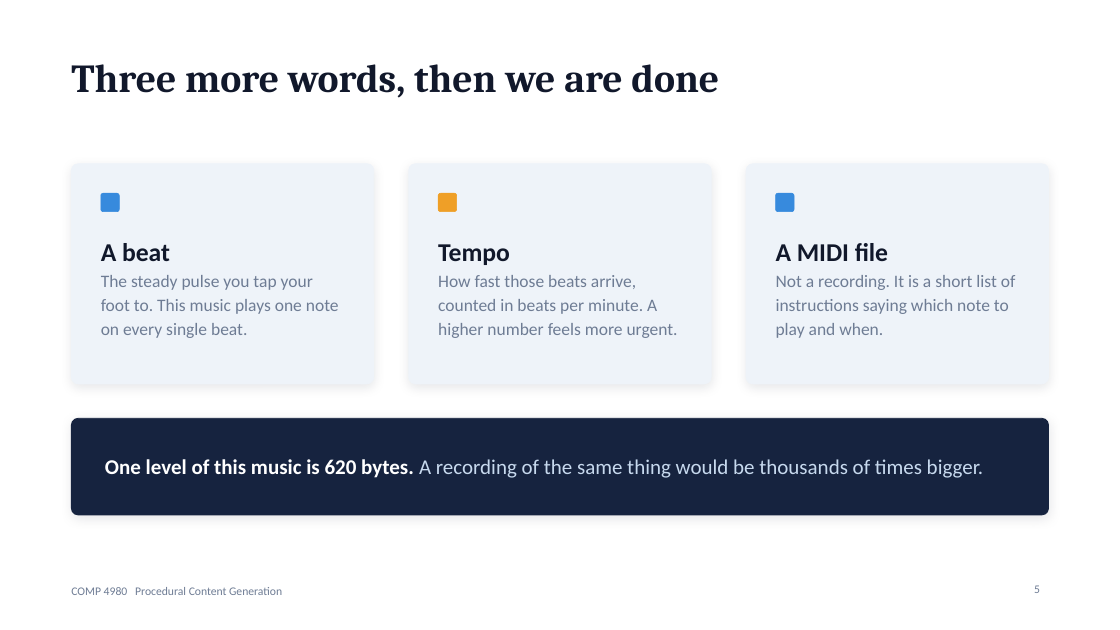
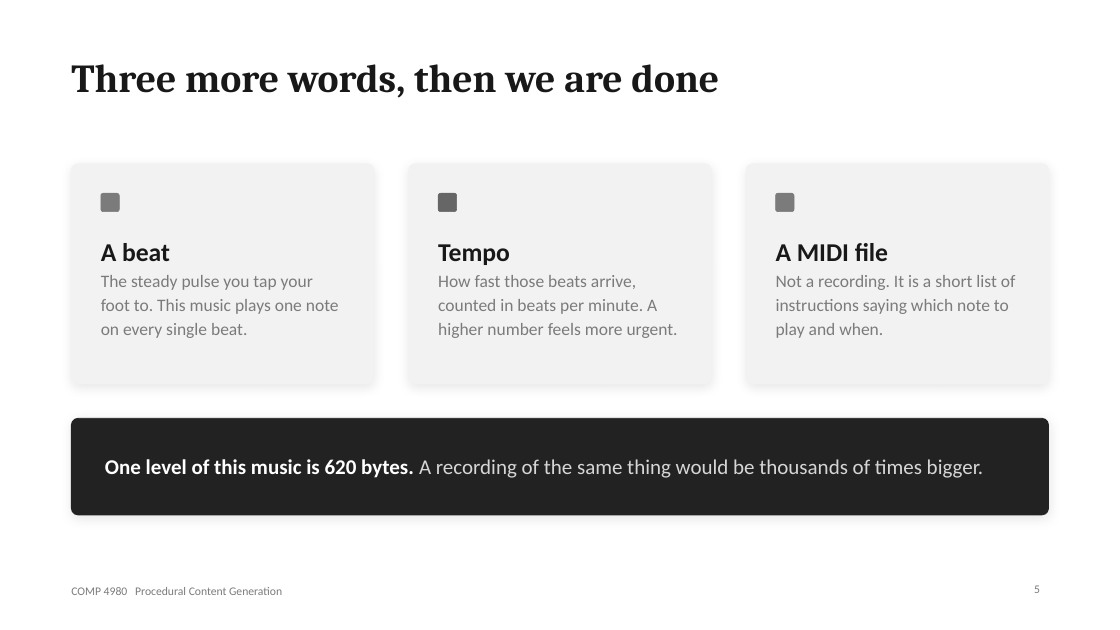
Before and after one commit to SUMMERxKx/musicGenerator, a slide deck: slide 5 of Presentation.pptx. Drawn at 1120x630 pixels with LibreOffice and Linux fonts; fonts in the diff are those of the drawing. Boxes give left, top, right and bottom in pixels: in the first picture for what was removed or moved away, otherwise in the second. Text is boxed around its words. In the diff, an @@ line names an element or a change of style, - is before the commit and + after.

```diff
--- a/Presentation.pptx
+++ b/Presentation.pptx
@@ title "Three more words, then we ..." at box(71, 64, 719, 98): text colour #11182B to #181818 @@
@@ fill #EEF3F9 to #F2F2F2; outline #EEF3F9 0.75 pt to #F2F2F2 0.75 pt; shadow changed in 3 elements at box(71, 164, 374, 384), box(409, 164, 712, 384), box(746, 164, 1049, 384) @@
@@ rounded rectangle at box(101, 193, 119, 212): fill #378ADD to #7B7B7B; outline #378ADD 0.5 pt to #7B7B7B 0.5 pt @@
@@ rounded rectangle at box(439, 193, 457, 212): fill #EF9F27 to #666666; outline #EF9F27 0.5 pt to #666666 0.5 pt @@
@@ rounded rectangle at box(776, 193, 794, 212): fill #378ADD to #7B7B7B; outline #378ADD 0.5 pt to #7B7B7B 0.5 pt @@
@@ text "A beat" at box(101, 243, 339, 338): text colour #11182B to #181818 in "A beat"; text colour #6E7C94 to #7B7B7B @@
@@ text "Tempo" at box(438, 244, 678, 338): text colour #11182B to #181818 in "Tempo"; text colour #6E7C94 to #7B7B7B @@
@@ text "A MIDI file" at box(776, 243, 1016, 338): text colour #11182B to #181818 in "A MIDI file"; text colour #6E7C94 to #7B7B7B in "Not a recording. It is a short ..." @@
@@ rounded rectangle at box(71, 418, 1049, 515): fill #16233F to #222222; outline #16233F 0.75 pt to #222222 0.75 pt; shadow changed @@
@@ text "One level of this music ..." at box(105, 459, 984, 478): text colour #C7D9EE to #D6D6D6 in "A recording of the same thing would ..." @@
@@ text "COMP 4980 Procedural Content Generation" at box(71, 587, 282, 595): text colour #6E7C94 to #7B7B7B @@
@@ page number at box(1034, 585, 1040, 593): text colour #6E7C94 to #7B7B7B @@
```
Also in this commit, not shown: 12 other slides changed, 1 other file.
